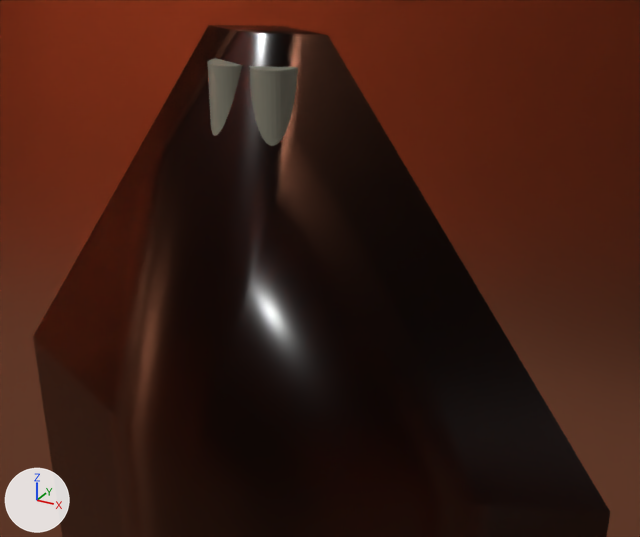
One commit to the glTF model static/doutaku2.glb: the scene before it, then after it.
Camera for both pictures: a camera (50 mm lens) standing at (0.265, -0.438, 3.36) and looking at (0.034, -0.019, 3.151). The axes (+X, +Y, +Z) are drawn at lower left. The lights are the same throughout. The first picture is the older version. Everything nearer to the camera than a plane just in front of the edit is cut away. Where no turn or scale is listed for an object, it has been applied to the vertices.

Names of what the first picture shows: '円', '円柱', '立方体'.
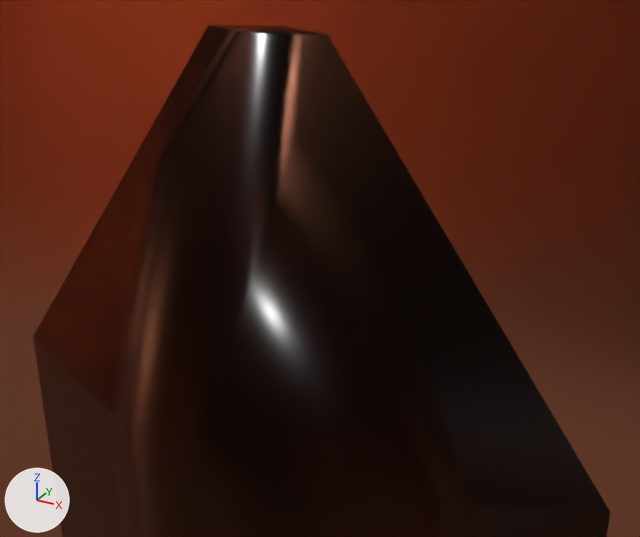
The newer file is also turned or shifted as a whole; pictures and numbers use the older file's frame.

Location of each change, [x1, y1, x2, y2] in pixels of the pictures (640 x 537 px):
```json
{"object": "円", "change": "deleted", "before": [207, 58, 298, 146]}
```

The change, as JSON lines over the scene's bpy script:
```json
{"op": "remove", "block": "ob_円", "code": ["ob_円 = bpy.data.objects.new('円', me_円)", "ob_円.location = (-0.0113, 0.0, 3.2151)"]}
```
